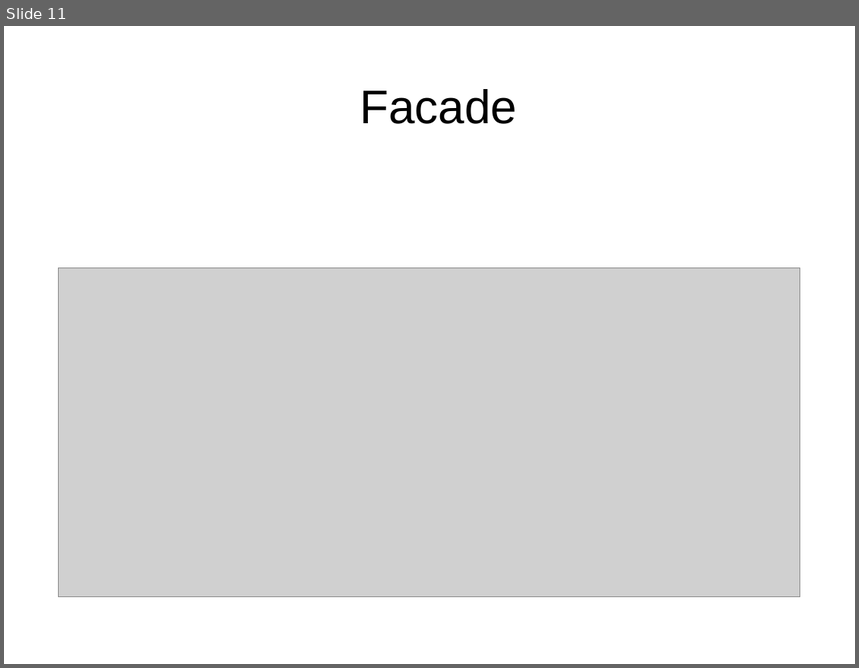
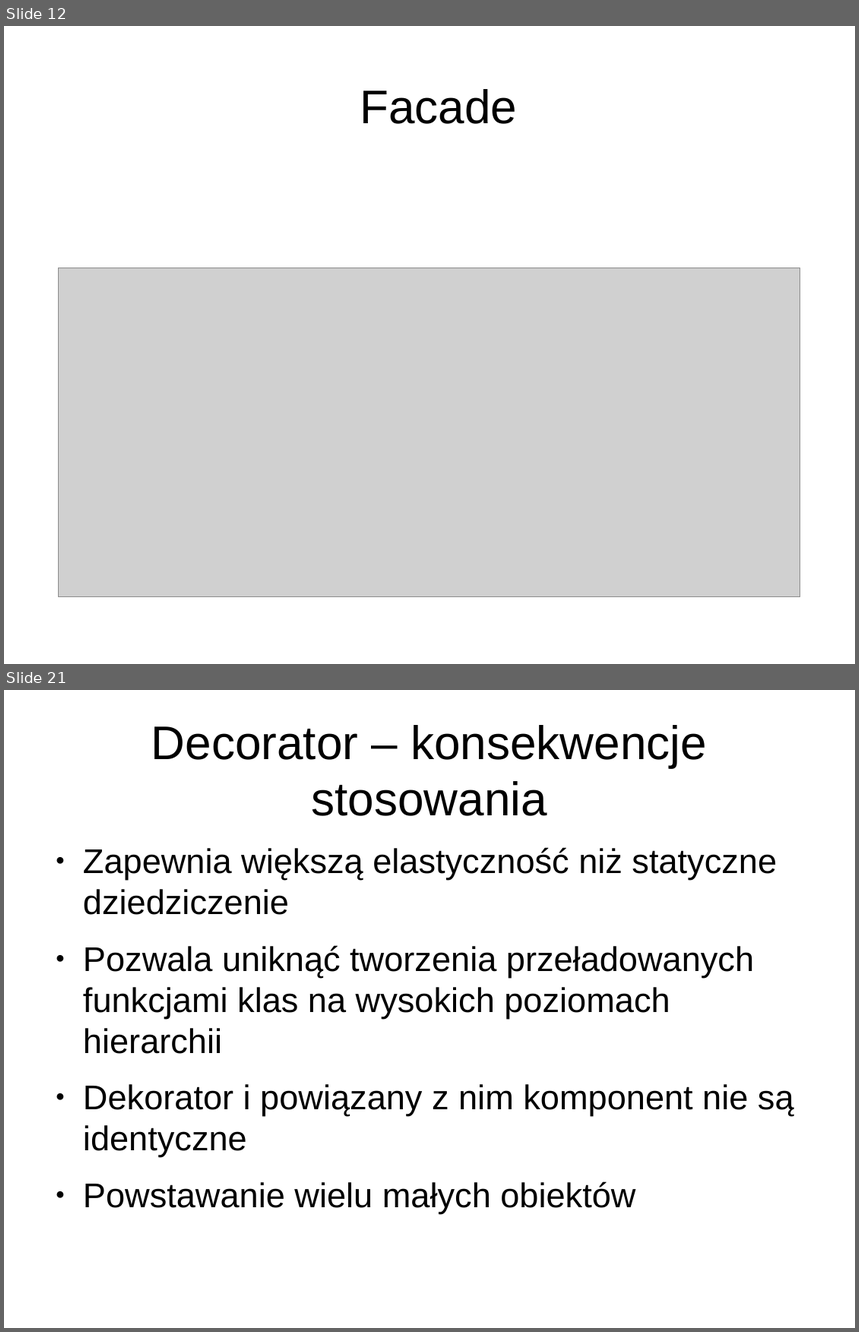
Before and after one commit to anicos/wzorce-projektowe-prezentacja, a slide deck: Part_2.odp. Shown one above the other, each under a label of ours: slide 11 before the commit, slides 12 and 21 after it; the slides between them are not shown. The pictures are 859x668 and 859x1332 pixels, drawn with LibreOffice and Linux fonts; fonts in the diff are those of the drawing; grey boxes stand for pictures. Boxes give left, top, right and bottom in pixels: in the first picture for what was removed or moved away, otherwise in the second. Text is boxed around its words. In the diff, an @@ line names an element or a change of style, - is before the commit and + after.

```diff
--- a/Part_2.odp
+++ b/Part_2.odp
@@ slide 21 added at (4,690,855,1328), background #FFFFFF @@
@@ title added at (151,725,707,816), 44 pt, text #000000 @@
+Decorator – konsekwencje stosowania
@@ text added at (83,847,794,1214), 32 pt, text #000000 @@
+● Zapewnia większą elastyczność niż statyczne dziedziczenie
+● Pozwala uniknąć tworzenia przeładowanych funkcjami klas na wysokich poziomach hierarchii
+● Dekorator i powiązany z nim komponent nie są identyczne
+● Powstawanie wielu małych obiektów
@@ what was slide 11 is now slide 12 @@
```
Also in this commit, not shown: 1 slide changed, 11 other slides added.
